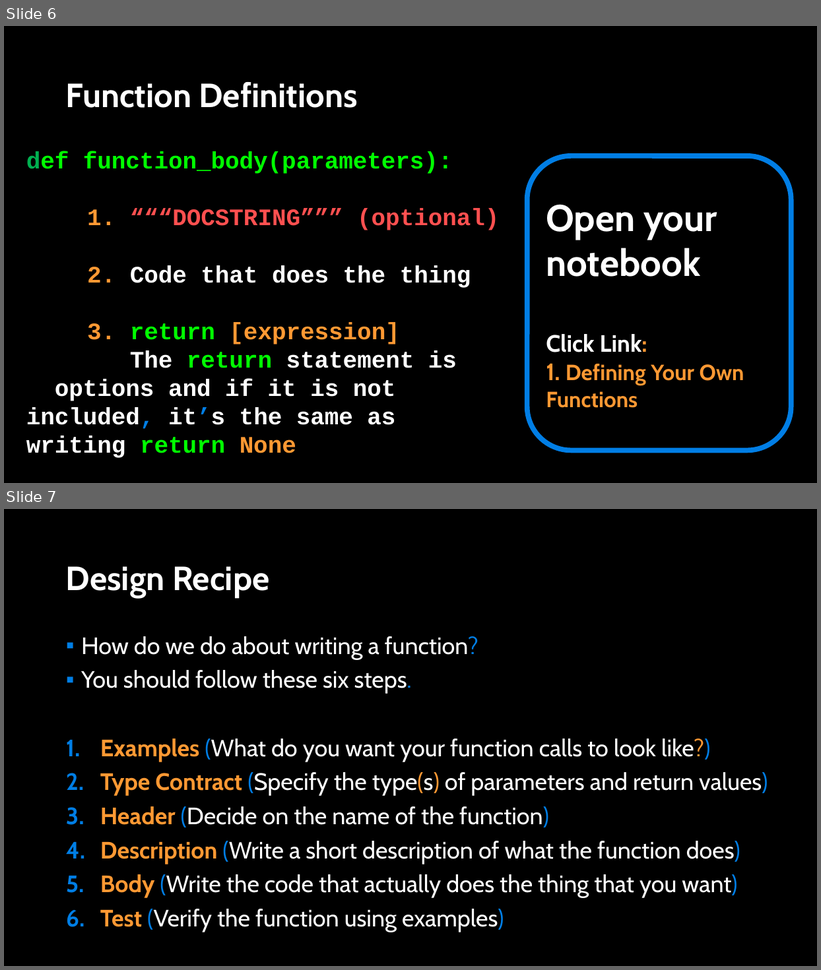
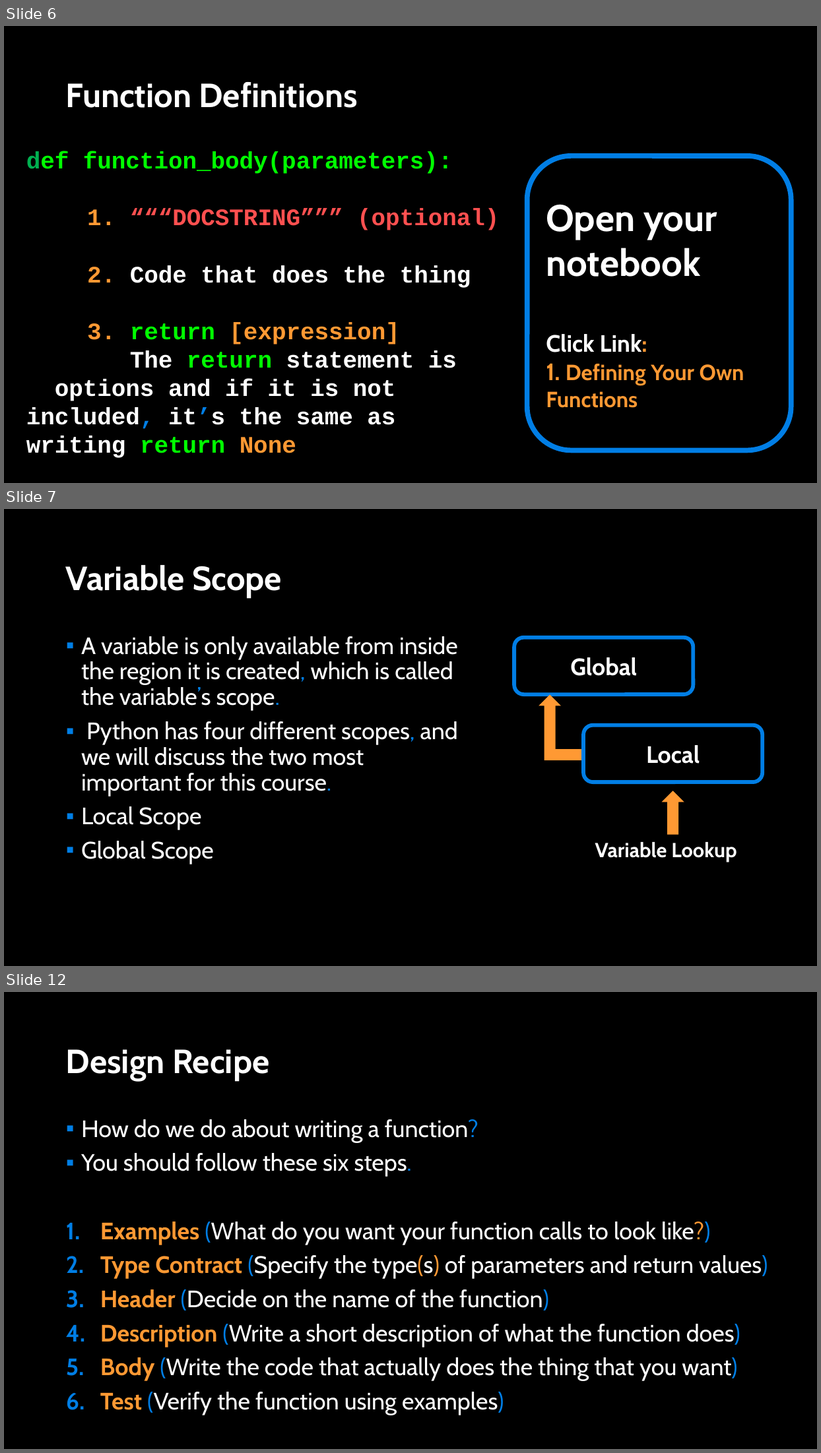
Before and after one commit to APS106/APS106-winter-2022-material, a slide deck: lectures/week2/lecture2/slides/week2_lecture2.pptx. Shown one above the other, each under a label of ours: slides 6 and 7 before the commit, slides 6, 7 and 12 after it; the slides between them are not shown. The pictures are 821x970 and 821x1453 pixels, drawn with LibreOffice and Linux fonts; fonts in the diff are those of the drawing; background and template pictures are left out. Boxes give left, top, right and bottom in pixels: in the first picture for what was removed or moved away, otherwise in the second. Text is boxed around its words. In the diff, an @@ line names an element or a change of style, - is before the commit and + after.

```diff
--- a/lectures/week2/lecture2/slides/week2_lecture2.pptx
+++ b/lectures/week2/lecture2/slides/week2_lecture2.pptx
@@ slide 7 added at (4, 509, 817, 966), background picture (left out) @@
@@ title added at (66, 565, 282, 597), 39.6 pt, text #FFFFFF, bold @@
+Variable Scope
@@ text added at (81, 636, 458, 865), 28 pt, text #FFFFFF @@
+▪ A variable is only available from inside the region it is created, which is called the variable’s scope.
+▪ Python has four different scopes, and we will discuss the two most important for this course.
+▪ Local Scope
+▪ Global Scope
@@ rounded rectangle added at (515, 638, 694, 695), outline #017EE5 4.5 pt, 28 pt, text #FFFFFF, bold @@
+Global
@@ bent up arrow added at (539, 695, 584, 761), fill #FF9933 @@
@@ rounded rectangle added at (583, 725, 763, 783), outline #017EE5 4.5 pt, 28 pt, text #FFFFFF, bold @@
+Local
@@ down arrow added at (662, 791, 684, 835), fill #FF9933 @@
@@ text added at (595, 842, 737, 862), 24 pt, text #FFFFFF, bold @@
+Variable Lookup
@@ what was slide 7 is now slide 12 @@
```
Also in this commit, not shown: 5 slides changed, 4 other slides added, 4 other files.
